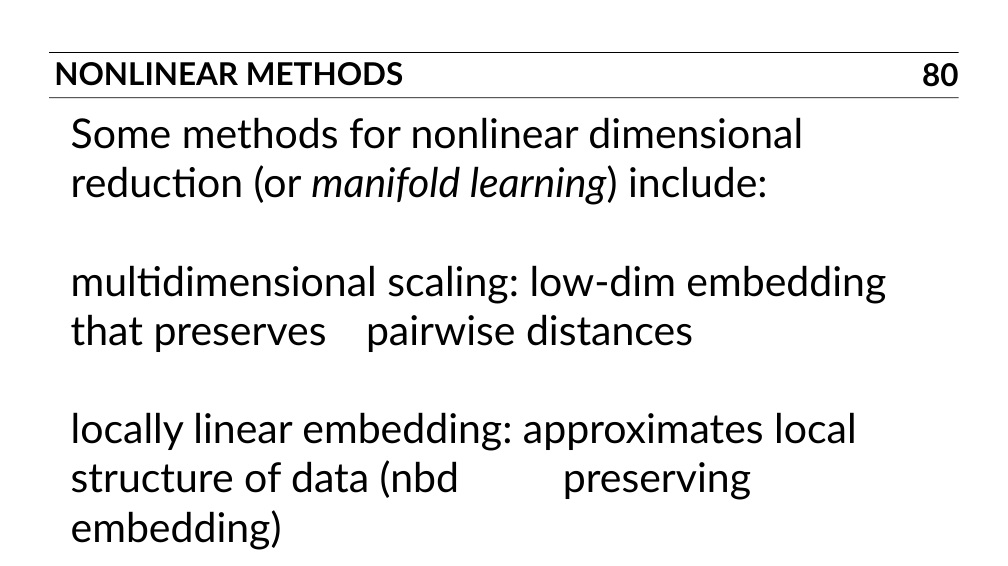
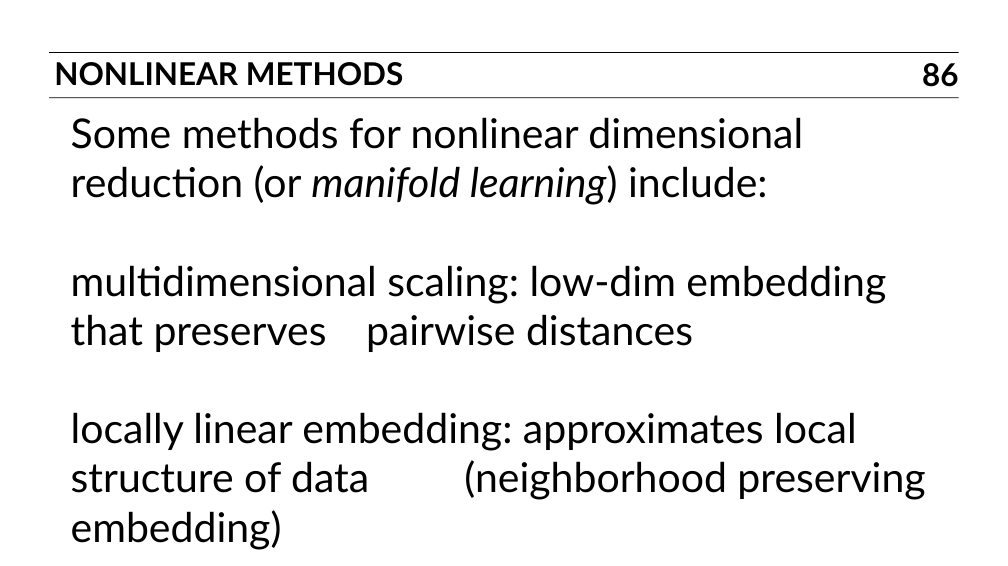
Before and after one commit to ajschumacher/gadsdc, a slide deck: slide 86 of 17-dim_reduc/slides.pptx (slide 80 before the commit). Drawn at 1008x566 pixels with LibreOffice and Linux fonts; fonts in the diff are those of the drawing. Boxes give left, top, right and bottom in pixels: in the first picture for what was removed or moved away, otherwise in the second. Text is boxed around its words. In the diff, an @@ line names an element or a change of style, - is before the commit and + after.

```diff
--- a/17-dim_reduc/slides.pptx
+++ b/17-dim_reduc/slides.pptx
@@ page number at (922, 63, 958, 87): text changed @@
-80
+86
@@ text at (71, 412, 925, 500): text changed @@
-locally linear embedding: approximates local structure of data (nbd preserving embedding)
+locally linear embedding: approximates local structure of data (neighborhood preserving embedding)
```
Also in this commit, not shown: 10 other slides changed, 10 slides added, 1 other file.
